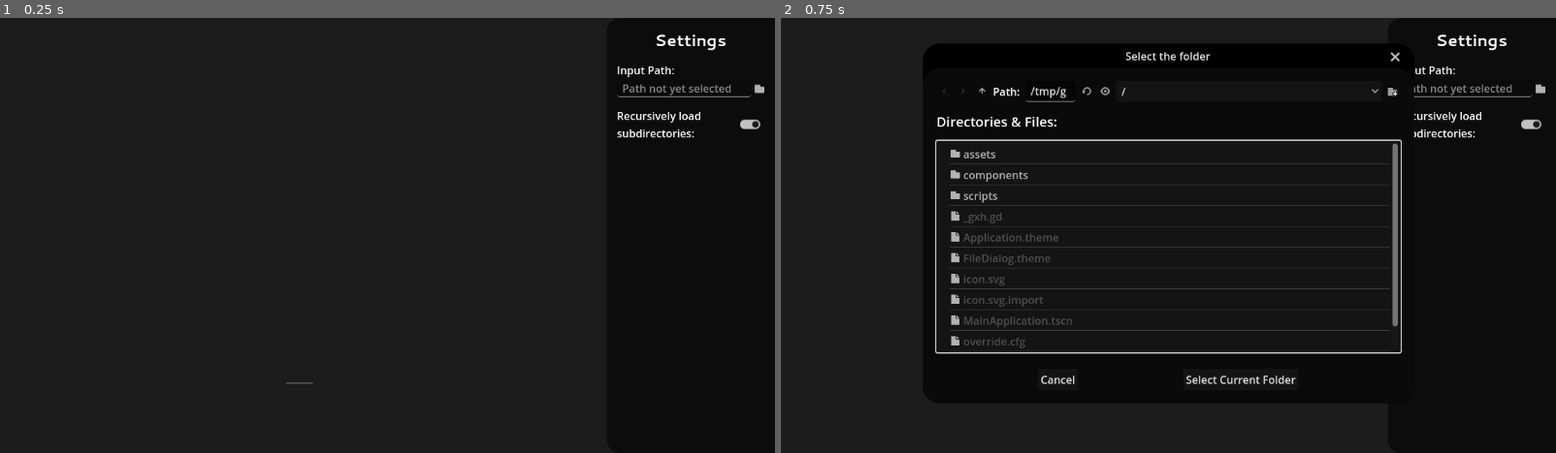
Above: before the commit, frames 1-2 (left to right).
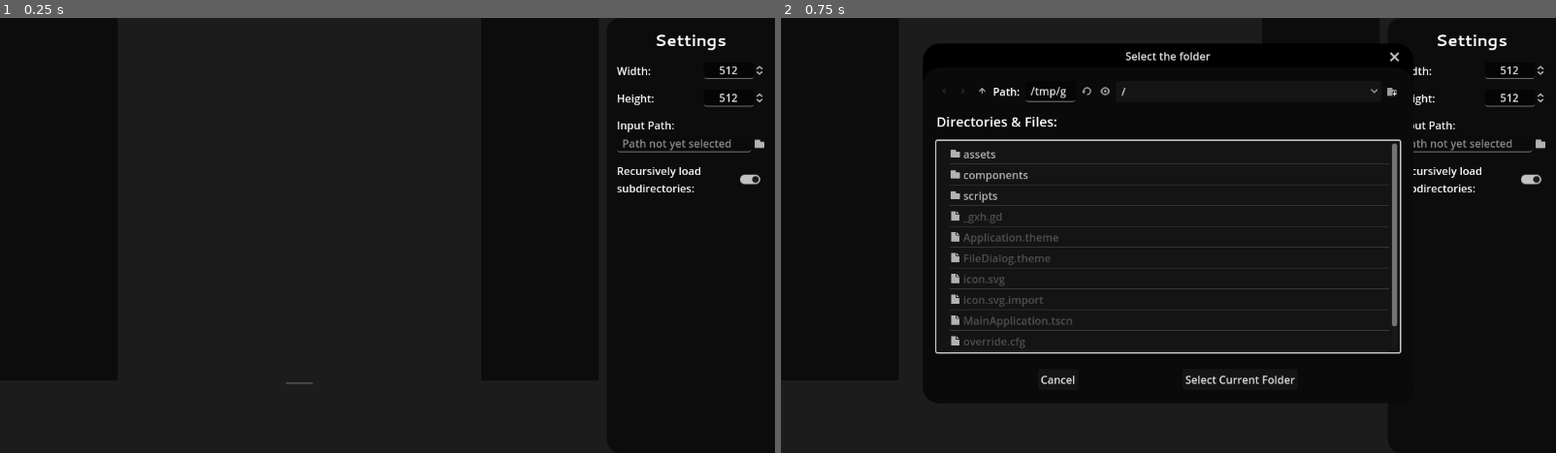
Above: after the commit, the same moments.

Repository: NetroScript/SpeedCrop
Game: Godot game, scene res://MainApplication.tscn
Same seed, same stepped clock (60 frames per second), same inputs: the game is played once before the commit and once after it.
Inputs (mouse positions are in pixels of both pictures, inside the frame that each line leads up to; where the layout moved, square brackets give the same spot in the first picture):
- Up to frame 1 (0.25 s): no input
- Up to frame 2 (0.75 s): click (1540, 144) [1540, 87] at 0.5 s

The runs differ from the first frame. In frame 1, 1.3% of the frame differs, in the area x 79-99%, y 10-41%; in frame 2, 1.5%, in the area x 52-99%, y 7-85%.

Commit message:
Add image cropping area which allows panning and zooming in bounds

Diff:
--- a/MainApplication.tscn
+++ b/MainApplication.tscn
@@ -1,9 +1,34 @@
-[gd_scene load_steps=18 format=3 uid="uid://dobe3b68py6dw"]
+[gd_scene load_steps=23 format=3 uid="uid://dobe3b68py6dw"]
 
 [ext_resource type="Theme" uid="uid://bbsoqdy0nn2wf" path="res://Application.theme" id="1_wph70"]
 [ext_resource type="Script" path="res://scripts/ImageScrollManager.gd" id="2_i2scm"]
+[ext_resource type="Script" path="res://scripts/ImageViewManager.gd" id="3_ncvqp"]
 [ext_resource type="FontFile" uid="uid://dinyhiwiyllcs" path="res://assets/fonts/cantarell/Cantarell-Bold.ttf" id="11_ow6c5"]
 [ext_resource type="Theme" uid="uid://bf7i7i8nhw47o" path="res://FileDialog.theme" id="12_fmmtm"]
+
+[sub_resource type="GDScript" id="GDScript_byb03"]
+script/source = "extends AspectRatioContainer
+
+
+# Called when the node enters the scene tree for the first time.
+func _ready() -> void:
+	ratio = float(Application.crop_to_size.x)/float(Application.crop_to_size.y)
+
+	Application.crop_size_changed.connect(func(size: Vector2i): ratio = float(size.x)/float(size.y))
+
+"
+
+[sub_resource type="StyleBoxFlat" id="StyleBoxFlat_65bg7"]
+bg_color = Color(0.6, 0.6, 0.6, 0)
+border_width_left = 1024
+border_width_top = 1000
+border_width_right = 1024
+border_width_bottom = 1024
+border_color = Color(0, 0, 0, 0.568627)
+expand_margin_left = 1024.0
+expand_margin_top = 1024.0
+expand_margin_right = 1024.0
+expand_margin_bottom = 1024.0
 
 [sub_resource type="StyleBoxFlat" id="StyleBoxFlat_4l8n5"]
 content_margin_left = 15.0
@@ -14,7 +39,41 @@
 corner_radius_top_left = 20
 corner_radius_bottom_left = 20
 
-[sub_resource type="Image" id="Image_5emg0"]
+[sub_resource type="GDScript" id="GDScript_rap77"]
+script/source = "extends SpinBox
+
+
+# Called when the node enters the scene tree for the first time.
+func _ready() -> void:
+	value = Application.crop_to_size.x
+	Application.crop_size_changed.connect(func(size: Vector2i): value = size.x)
+
+	get_line_edit().context_menu_enabled = false
+
+	value_changed.connect(
+		func(value : float):
+			Application.crop_to_size.x = int(value)
+	)
+"
+
+[sub_resource type="GDScript" id="GDScript_xdud2"]
+script/source = "extends SpinBox
+
+
+# Called when the node enters the scene tree for the first time.
+func _ready() -> void:
+	value = Application.crop_to_size.y
+	Application.crop_size_changed.connect(func(size: Vector2i): value = size.y)
+
+	get_line_edit().context_menu_enabled = false
+
+	value_changed.connect(
+		func(value : float):
+			Application.crop_to_size.y = int(value)
+	)
+"
+
+[sub_resource type="Image" id="Image_fy5dq"]
 data = {
 "data": PackedByteArray(255, 255, 255, 0, 255, 255, 255, 0, 255, 255, 255, 0, 255, 255, 255, 0, 255, 255, 255, 0, 255,  …(4814 unchanged characters)…
 "format": "RGBA8",
@@ -130,9 +189,37 @@
 theme_override_constants/minimum_grab_thickness = 20
 theme_override_constants/autohide = 0
 
-[node name="SubViewportContainer" type="SubViewportContainer" parent="HSplitContainer/VSplitContainer"]
+[node name="CenterContainer" type="PanelContainer" parent="HSplitContainer/VSplitContainer"]
+clip_contents = true
 layout_mode = 2
 size_flags_vertical = 3
+mouse_filter = 1
+mouse_default_cursor_shape = 13
+
+[node name="CenterContainer" type="CenterContainer" parent="HSplitContainer/VSplitContainer/CenterContainer"]
+layout_mode = 2
+size_flags_horizontal = 3
+size_flags_vertical = 3
+
+[node name="Control" type="Control" parent="HSplitContainer/VSplitContainer/CenterContainer/CenterContainer"]
+layout_mode = 2
+mouse_filter = 1
+
+[node name="Sprite2D" type="Sprite2D" parent="HSplitContainer/VSplitContainer/CenterContainer/CenterContainer/Control"]
+scale = Vector2(0.322, 0.322)
+script = ExtResource("3_ncvqp")
+
+[node name="AspectRatioContainer" type="AspectRatioContainer" parent="HSplitContainer/VSplitContainer/CenterContainer"]
+clip_contents = true
+layout_mode = 2
+mouse_filter = 2
+script = SubResource("GDScript_byb03")
+
+[node name="CutOutArea" type="Panel" parent="HSplitContainer/VSplitContainer/CenterContainer/AspectRatioContainer"]
+unique_name_in_owner = true
+layout_mode = 2
+mouse_filter = 2
+theme_override_styles/panel = SubResource("StyleBoxFlat_65bg7")
 
 [node name="ScrollContainer" type="ScrollContainer" parent="HSplitContainer/VSplitContainer"]
 custom_minimum_size = Vector2(0, 100)
@@ -162,6 +249,40 @@
 text = "Settings"
 horizontal_alignment = 1
 vertical_alignment = 1
+
+[node name="CropWidth" type="HBoxContainer" parent="HSplitContainer/SideMenu/MainPanel"]
+layout_mode = 2
+
+[node name="Label" type="Label" parent="HSplitContainer/SideMenu/MainPanel/CropWidth"]
+layout_mode = 2
+size_flags_horizontal = 3
+text = "Width:"
+autowrap_mode = 2
+
+[node name="Width" type="SpinBox" parent="HSplitContainer/SideMenu/MainPanel/CropWidth"]
+layout_mode = 2
+max_value = 65536.0
+alignment = 1
+update_on_text_changed = true
+custom_arrow_step = 64.0
+script = SubResource("GDScript_rap77")
+
+[node name="CropHeight" type="HBoxContainer" parent="HSplitContainer/SideMenu/MainPanel"]
+layout_mode = 2
+
+[node name="Label" type="Label" parent="HSplitContainer/SideMenu/MainPanel/CropHeight"]
+layout_mode = 2
+size_flags_horizontal = 3
+text = "Height:"
+autowrap_mode = 2
+
+[node name="Height" type="SpinBox" parent="HSplitContainer/SideMenu/MainPanel/CropHeight"]
+layout_mode = 2
+max_value = 65536.0
+alignment = 1
+update_on_text_changed = true
+custom_arrow_step = 64.0
+script = SubResource("GDScript_xdud2")
 
 [node name="VBoxContainer" type="VBoxContainer" parent="HSplitContainer/SideMenu/MainPanel"]
 layout_mode = 2
--- a/components/PreviewContainer.tscn
+++ b/components/PreviewContainer.tscn
@@ -4,7 +4,7 @@
 [ext_resource type="Texture2D" uid="uid://dmupwt57kqn2w" path="res://assets/icons/Image.svg" id="2_6wrvd"]
 [ext_resource type="FontFile" uid="uid://d10xdr4mlux7w" path="res://assets/fonts/cantarell/Cantarell-Regular.ttf" id="3_kats2"]
 
-[sub_resource type="StyleBoxFlat" id="StyleBoxFlat_kx105"]
+[sub_resource type="StyleBoxFlat" id="StyleBoxFlat_7sarn"]
 resource_local_to_scene = true
 content_margin_left = 2.0
 content_margin_right = 2.0
@@ -13,16 +13,16 @@
 border_width_top = 1
 border_width_right = 1
 border_width_bottom = 1
-border_color = Color(0, 0.8, 0.25098, 1)
+border_color = Color(0, 0.8, 0.25098, 0)
 
-[sub_resource type="FontVariation" id="FontVariation_lix7p"]
+[sub_resource type="FontVariation" id="FontVariation_r4gvt"]
 base_font = ExtResource("3_kats2")
 
 [node name="PanelContainer" type="PanelContainer"]
 custom_minimum_size = Vector2(0, 80)
 offset_right = 80.0
 offset_bottom = 80.0
-theme_override_styles/panel = SubResource("StyleBoxFlat_kx105")
+theme_override_styles/panel = SubResource("StyleBoxFlat_7sarn")
 script = ExtResource("1_7r3w4")
 
 [node name="VBoxContainer" type="VBoxContainer" parent="."]
--- a/scripts/Application.gd
+++ b/scripts/Application.gd
@@ -11,9 +11,30 @@
 signal load_subdirectories_changed(flag: bool)
 signal path_invalid(error: int)
 
+signal active_item_changed(item: ProcessedImage)
+
+signal crop_size_changed(size: Vector2i)
+
 var currently_loaded_files: Array[ProcessedImage] = []
 
-var current_index := 0
+var current_loading_index := 0
+var currently_active_item: ProcessedImage
+
+var crop_to_size: Vector2i = Vector2i(512,512) :
+	set(value):
+		crop_to_size = value
+		crop_size_changed.emit(value)
+
+var current_active_index := -1 :
+	set(value):
+		if current_active_index > -1 and currently_active_item:
+			currently_active_item.is_active = false
+
+		if value > -1 and value < currently_loaded_files.size():
+			current_active_index = value
+			currently_active_item = currently_loaded_files[current_active_index]
+			active_item_changed.emit(currently_active_item)
+			currently_active_item.is_active = true
 
 var thread_polling_timer: Timer
 var thread_workers: Array[ImageThreadWorker] = []
@@ -46,8 +67,6 @@
 	thread_polling_timer.timeout.connect(_poll_threads)
 	thread_polling_timer.paused = false
 	thread_polling_timer.start()
-
-
 
 func _poll_threads() -> void:
 
@@ -94,16 +113,16 @@
 	# Now create the ProcessedImages instances
 	for file_path in file_list:
 
-		var image := ProcessedImage.new(current_index, file_path)
+		var image := ProcessedImage.new(current_loading_index, file_path)
 		currently_loaded_files.append(image)
-		current_index += 1
+		current_loading_index += 1
 
 	new_files_loaded.emit()
 
 func clear() -> void:
 	pre_clear.emit()
 	currently_loaded_files.clear()
-	current_index = 0
+	current_loading_index = 0
 	post_clear.emit()
 
 class ImageThreadWorkerTask extends Resource:
--- a/scripts/ImageScrollManager.gd
+++ b/scripts/ImageScrollManager.gd
@@ -128,3 +128,4 @@
 
 		if preview_list.size() == Application.currently_loaded_files.size():
 			filling_images = false
+			Application.current_active_index = 0
--- /dev/null
+++ b/scripts/ImageViewManager.gd
@@ -0,0 +1,119 @@
+extends Sprite2D
+
+var current_image: ProcessedImage
+@onready
+var cutout_area : Control = %CutOutArea
+var minimum_zoom : float
+var space_available_from_center : Vector2
+var additional_offset : Vector2
+var size: Vector2
+var old_relative_position: Vector2
+var pinch_zoom_start: Vector2
+
+# Called when the node enters the scene tree for the first time.
+func _ready() -> void:
+	Application.active_item_changed.connect(update_image)
+	cutout_area.resized.connect(update_positions)
+
+func update_image(image: ProcessedImage) -> void:
+
+	if current_image != null:
+		current_image.was_loaded.disconnect(update_image.bind(image))
+
+	current_image = image
+
+	if image.original_texture == null:
+		image.load_image()
+		image.was_loaded.connect(update_image.bind(image))
+
+	texture = image.original_texture
+
+func update_positions() -> void:
+	if texture == null:
+		return
+
+	# Set size to original texture size
+	size = texture.get_size()
+
+	# Adjust the scale so that it fits our aspectratio container
+	var container_ratio := float(Application.crop_to_size.x)/float(Application.crop_to_size.y)
+	var image_ratio := float(size.x)/float(size.y)
+
+	var scale_tmp : float
+
+	if image_ratio < container_ratio:
+		scale_tmp = cutout_area.size.x / size.x
+	else:
+		scale_tmp = cutout_area.size.y / size.y
+
+	minimum_zoom = scale_tmp
+	scale = Vector2(scale_tmp, scale_tmp)
+
+func _input(event: InputEvent) -> void:
+
+
+	# Check for mouse events to update the position
+
+	if event is InputEventMouseMotion and Input.is_mouse_button_pressed(MOUSE_BUTTON_LEFT):
+
+		additional_offset -= event.relative
+		clamp_position()
+
+
+	if event is InputEventMouseMotion and Input.is_mouse_button_pressed(MOUSE_BUTTON_RIGHT):
+
+		if event.relative.x > 0:
+			scale *= 1.0 + event.relative.x / 200
+
+
+		elif event.relative.x < 0:
+			scale *= 1.0 + event.relative.x / 200
+
+
+		if event.relative.y > 0:
+			scale *= 1.0 + event.relative.y / 1000
+
+
+		elif event.relative.y < 0:
+			scale *= 1.0 + event.relative.y / 1000
+
+		if scale.x < minimum_zoom:
+			scale = Vector2(minimum_zoom, minimum_zoom)
+
+
+		additional_offset += (pinch_zoom_start - get_local_mouse_position())*scale
+
+
+
+	if event is InputEventMouseButton:
+
+		if event.button_index == MOUSE_BUTTON_RIGHT:
+			if event.pressed:
+				pinch_zoom_start = get_local_mouse_position()
+
+		if event.button_index == MOUSE_BUTTON_WHEEL_UP:
+			scale *= 1.05
+			additional_offset += (old_relative_position - get_local_mouse_position())*scale
+
+
+		elif event.button_index == MOUSE_BUTTON_WHEEL_DOWN:
+			scale *= 0.9
+
+			if scale.x < minimum_zoom:
+				scale = Vector2(minimum_zoom, minimum_zoom)
+			additional_offset += (old_relative_position - get_local_mouse_position())*scale
+
+	clamp_position()
+
+
+	old_relative_position = get_local_mouse_position()
+
+func clamp_position() -> void:
+	space_available_from_center = ((size - (cutout_area.size / scale))/2)*scale
+
+	if abs(additional_offset.x) > space_available_from_center.x:
+		additional_offset.x = space_available_from_center.x * sign(additional_offset.x)
+	if abs(additional_offset.y) > space_available_from_center.y:
+		additional_offset.y = space_available_from_center.y * sign(additional_offset.y)
+
+	position = -additional_offset
--- a/scripts/PreviewContainer.gd
+++ b/scripts/PreviewContainer.gd
@@ -12,7 +12,7 @@
 @onready
 var texture : TextureRect = %Texture
 
-var is_active: bool = false
+var stylebox: StyleBoxFlat
 
 # Called when the node enters the scene tree for the first time.
 func _ready() -> void:
@@ -21,7 +21,9 @@
 		image_reference.was_loaded.connect(set_texture)
 		image_reference.was_exported.connect(set_texture)
 		image_reference.was_unloaded.connect(set_texture)
+		image_reference.active_changed.connect(update_outline)
 
+	stylebox = get("theme_override_styles/panel")
 
 	# Set the context of the Label to our image_reference index
 	update_label()
@@ -40,13 +42,25 @@
 	else:
 		label.text = str(image_reference.index)
 
+func update_outline() -> void:#
+
+	if image_reference == null:
+		return
+
+	if image_reference.is_active:
+		stylebox.bg_color = Color(0.2, 0.2, 0.2)
+	else:
+		stylebox.bg_color = Color(0.1, 0.1, 0.1)
+
+
+	if image_reference.was_already_exported:
+		stylebox.border_color = Color(0.0247, 0.3438, 0.1081)
+
+
 func set_texture() -> void:
 
 	if image_reference == null:
 		return
-
-	if image_reference.was_already_exported:
-		pass
 
 	if image_reference.preview_texture != null:
 		texture.texture = image_reference.preview_texture
--- a/scripts/ProcessedImage.gd
+++ b/scripts/ProcessedImage.gd
@@ -4,6 +4,8 @@
 signal was_exported
 signal was_loaded
 signal was_unloaded
+
+signal active_changed
 
 var source_path: String
 var processed_path: String
@@ -16,6 +18,11 @@
 var index: int = 0
 
 var is_loading_image: bool = false
+
+var is_active: bool = false :
+	set(value):
+		is_active = value
+		active_changed.emit()
 
 func _init(index: int, source_path: String) -> void:
 	self.index = index
Not shown: 5 places in MainApplication.tscn that only renumber resources
Not shown: 1 places in components/PreviewContainer.tscn that only renumber resources
